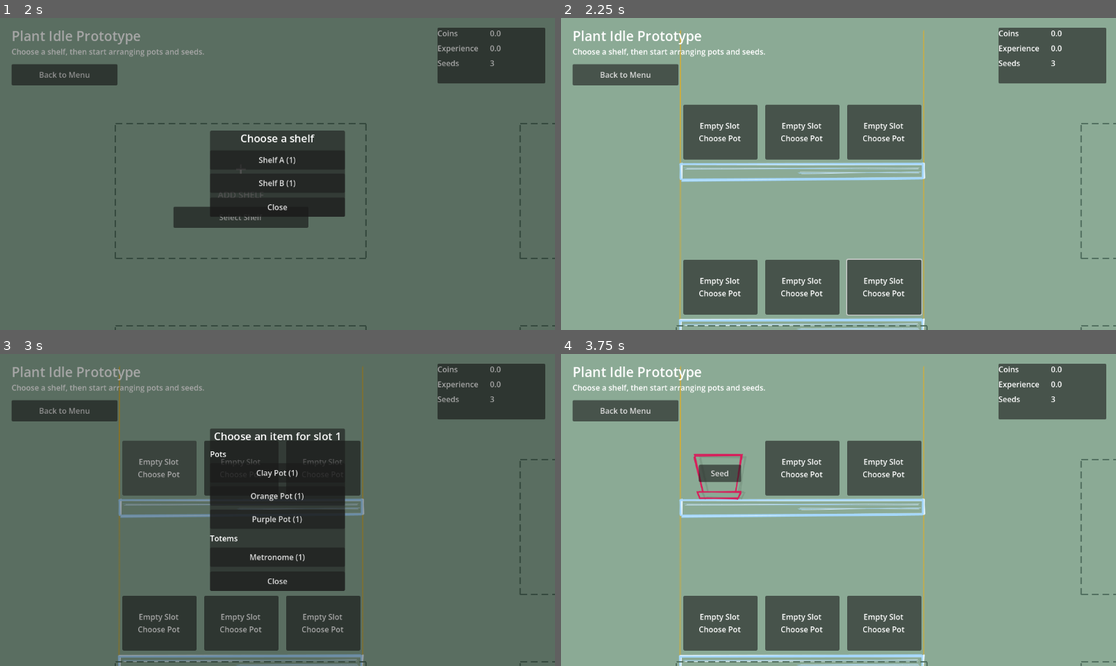
Above: before the commit, frames 1-4 (two rows, left to right).
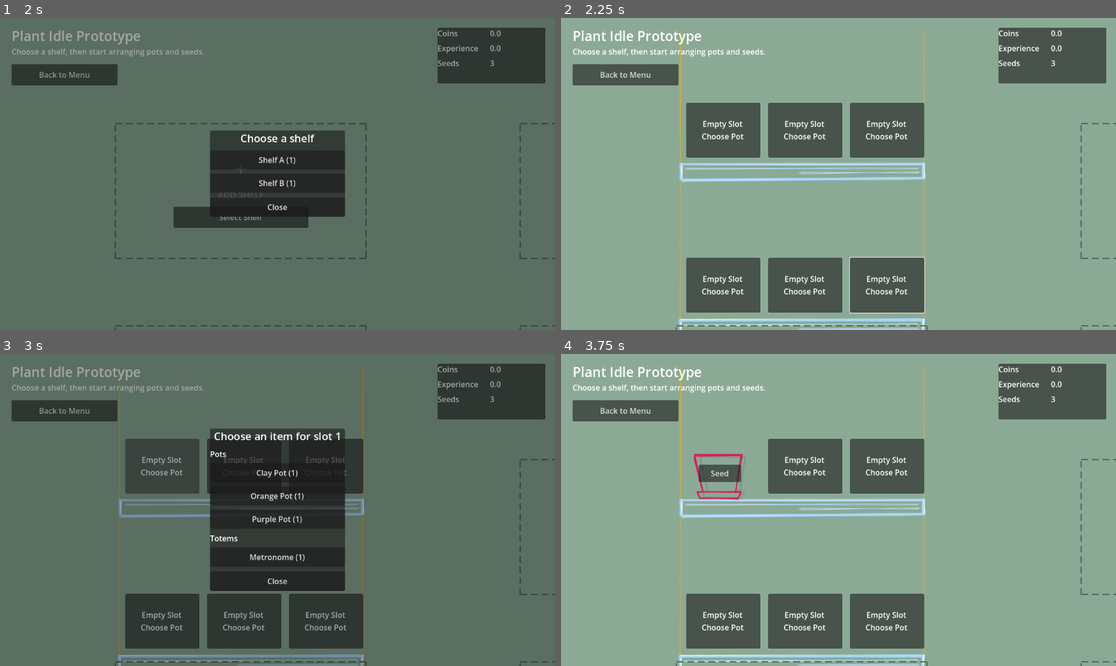
Above: after the commit, the same moments.

Repository: TorusHelm/imiidle
Game: Godot game, scene res://sceens/Main.tscn
The game is run twice, just before and just after one commit, with the same random seed, the same clock (stepped at 60 frames per second) and the same inputs.
Inputs (mouse positions are in pixels of both pictures, inside the frame that each line leads up to):
- Up to frame 1 (2 s): click "Start Game" at 0.5 s; click "Select Shelf" at 1.25 s
- Up to frame 2 (2.25 s): click (799, 192) at 2 s
- Up to frame 3 (3 s): click (160, 469) at 2.77 s
- Up to frame 4 (3.75 s): click "Clay Pot (1)" at 3.5 s

Frame 1 is identical in both runs. In frame 2, 3.7% of the frame differs, in the area x 22-66%, y 27-96%; in frame 3, 2.6%; in frame 4, 3.0%.

Commit message:
Add slot feedback overlays

Diff:
--- a/Ui/ShelfSlotView.tscn
+++ b/Ui/ShelfSlotView.tscn
@@ -1,13 +1,27 @@
-[gd_scene format=3]
+[gd_scene format=3 uid="uid://bltsyrjdei0g6"]
 
-[ext_resource type="Script" path="res://scripts/shelf_slot_view.gd" id="1_shelf_slot"]
+[ext_resource type="Script" uid="uid://b5fmodmf00ng2" path="res://scripts/shelf_slot_view.gd" id="1_shelf_slot"]
 [ext_resource type="PackedScene" uid="uid://cyxm86es2rekc" path="res://Pots/_shared/sceens/Pot.tscn" id="2_pot"]
-[ext_resource type="PackedScene" path="res://Totems/_shared/sceens/Totem.tscn" id="3_totem"]
+[ext_resource type="Resource" uid="uid://0m8tp443pwtk" path="res://Pots/PurplePot/data/pot_purple.tres" id="3_rrjwf"]
+[ext_resource type="PackedScene" uid="uid://fto6d6k4flfw" path="res://Totems/_shared/sceens/Totem.tscn" id="3_totem"]
 
-[node name="ShelfSlotView" type="Node2D"]
+[node name="ShelfSlotView" type="Node2D" unique_id=2009789422]
 script = ExtResource("1_shelf_slot")
 
-[node name="PotView" parent="." instance=ExtResource("2_pot")]
+[node name="PotView" parent="." unique_id=596613280 instance=ExtResource("2_pot")]
+custom_minimum_size = Vector2(232, 312)
+offset_right = 232.0
+offset_bottom = 312.0
+tooltip_text = "Purple Pot
+Status: empty"
+preview_definition = ExtResource("3_rrjwf")
 
-[node name="TotemView" parent="." instance=ExtResource("3_totem")]
+[node name="TotemView" parent="." unique_id=1128146596 instance=ExtResource("3_totem")]
 visible = false
+
+[node name="StatusIconsLayer" type="Control" parent="." unique_id=1551601727]
+layout_mode = 3
+anchors_preset = 0
+mouse_filter = 2
+
+[node name="FloatingFeedbackLayer" type="Node2D" parent="." unique_id=235355059]
--- /dev/null
+++ b/Ui/SlotStatusIcon.tscn
@@ -0,0 +1,29 @@
+[gd_scene format=3]
+
+[ext_resource type="Script" path="res://scripts/slot_status_icon.gd" id="1_slot_status_icon"]
+
+[node name="SlotStatusIcon" type="Control"]
+visible = false
+custom_minimum_size = Vector2(20, 20)
+layout_mode = 3
+anchors_preset = 0
+offset_right = 20.0
+offset_bottom = 20.0
+mouse_filter = 2
+script = ExtResource("1_slot_status_icon")
+
+[node name="Frame" type="Panel" parent="."]
+layout_mode = 0
+offset_right = 20.0
+offset_bottom = 20.0
+mouse_filter = 2
+
+[node name="IconTexture" type="TextureRect" parent="Frame"]
+layout_mode = 0
+offset_left = 2.0
+offset_top = 2.0
+offset_right = 18.0
+offset_bottom = 18.0
+mouse_filter = 2
+expand_mode = 1
+stretch_mode = 5
--- a/scripts/game_state.gd
+++ b/scripts/game_state.gd
@@ -18,6 +18,7 @@
 var shelf_slots: Array = []
 var room := RoomInstance.new()
 var active_room_slot_index := -1
+var _pending_visual_feedback_by_room_slot: Dictionary = {}
 
 
 func _init() -> void:
@@ -385,13 +386,60 @@
 
 
 func tick(delta: float) -> void:
-	for shelf in room.shelf_slots:
+	_pending_visual_feedback_by_room_slot.clear()
+
+	for room_slot_index in range(room.shelf_slots.size()):
+		var shelf: ShelfInstance = room.shelf_slots[room_slot_index]
 		if shelf == null:
 			continue
 		shelf.tick(delta)
 		coins += shelf.drain_generated_coins()
 
+		var visual_feedback := shelf.drain_visual_feedback()
+		if not visual_feedback.is_empty():
+			_pending_visual_feedback_by_room_slot[room_slot_index] = visual_feedback
+
 	_sync_shelf_slots()
+
+
+func drain_visual_feedback_in_room_slot(room_slot_index: int) -> Array[Dictionary]:
+	var drained: Array[Dictionary] = []
+	if not _pending_visual_feedback_by_room_slot.has(room_slot_index):
+		return drained
+
+	var feedback_variant = _pending_visual_feedback_by_room_slot.get(room_slot_index, [])
+	for feedback_event in feedback_variant:
+		drained.append((feedback_event as Dictionary).duplicate(true))
+	_pending_visual_feedback_by_room_slot.erase(room_slot_index)
+	return drained
+
+
+func get_active_modifiers_in_room_slot(room_slot_index: int, slot_index: int) -> Array[Dictionary]:
+	var shelf := get_shelf_in_room_slot(room_slot_index)
+	return _get_active_modifiers_for_shelf_slot(shelf, slot_index)
+
+
+func get_active_modifiers_in_slot(slot_index: int) -> Array[Dictionary]:
+	return _get_active_modifiers_for_shelf_slot(get_active_shelf(), slot_index)
+
+
+func _get_active_modifiers_for_shelf_slot(shelf: ShelfInstance, slot_index: int) -> Array[Dictionary]:
+	var modifiers: Array[Dictionary] = []
+	if shelf == null or slot_index < 0 or slot_index >= shelf.slots.size():
+		return modifiers
+
+	var slot := shelf.get_slot(slot_index)
+	if slot == null:
+		return modifiers
+
+	var actor: RefCounted = slot.get_actor()
+	if actor == null:
+		return modifiers
+
+	var actor_modifiers: Array = actor.get("active_modifiers")
+	for modifier in actor_modifiers:
+		modifiers.append((modifier as Dictionary).duplicate(true))
+	return modifiers
 
 
 func _is_valid_slot_index(slot_index: int) -> bool:
--- a/scripts/plant_definition.gd
+++ b/scripts/plant_definition.gd
@@ -24,3 +24,8 @@
 @export var texture_offset := Vector2.ZERO
 ## Rendered size of the plant sprite inside the plant area.
 @export var texture_size := Vector2(160.0, 190.0)
+
+@export_group("Anchors")
+## Optional local anchor inside the PlantView used for floating coin feedback.
+## Negative values fall back to the auto-derived top-right anchor of the rendered plant.
+@export var coin_anchor := Vector2(-1.0, -1.0)
--- a/scripts/plant_view.gd
+++ b/scripts/plant_view.gd
@@ -9,6 +9,9 @@
 		preview_definition = value
 		_connect_preview_resource(preview_definition)
 		_queue_preview_refresh()
+
+
+var _current_definition: PlantDefinition = null
 
 
 @onready var plant_texture: TextureRect = $PlantTexture
@@ -26,6 +29,7 @@
 
 
 func show_empty() -> void:
+	_current_definition = null
 	plant_texture.visible = false
 	plant_texture.texture = null
 	tooltip_text = "No plant\nPlant a seed to start growing."
@@ -55,8 +59,10 @@
 
 func _apply_definition_layout(definition: PlantDefinition) -> void:
 	if definition == null:
+		_current_definition = null
 		return
 
+	_current_definition = definition
 	if size.x <= 0.0 or size.y <= 0.0:
 		custom_minimum_size = definition.texture_size
 		size = definition.texture_size
@@ -69,6 +75,16 @@
 
 	plant_texture.position = base_position + definition.texture_offset
 	plant_texture.size = definition.texture_size
+
+
+func get_coin_anchor_local_position() -> Vector2:
+	if _current_definition != null and _current_definition.coin_anchor.x >= 0.0 and _current_definition.coin_anchor.y >= 0.0:
+		return _current_definition.coin_anchor
+
+	return plant_texture.position + Vector2(
+		maxf(plant_texture.size.x - 12.0, 0.0),
+		clampf(plant_texture.size.y * 0.33, 0.0, plant_texture.size.y)
+	)
 
 
 func _queue_preview_refresh() -> void:
--- a/scripts/pot_view.gd
+++ b/scripts/pot_view.gd
@@ -58,6 +58,17 @@
 func get_plant_attach_local_position() -> Vector2:
 	var marker: Marker2D = get_node("PlantAttachPoint")
 	return marker.position
+
+
+func get_coin_anchor_local_position() -> Vector2:
+	if plant_view != null and plant_view.visible:
+		return plant_view.position + plant_view.get_coin_anchor_local_position()
+
+	var footprint_rect := get_slot_footprint_local_rect()
+	return footprint_rect.position + Vector2(
+		maxf(footprint_rect.size.x - 14.0, 0.0),
+		clampf(footprint_rect.size.y * 0.33, 0.0, footprint_rect.size.y)
+	)
 
 
 func get_slot_footprint_local_rect() -> Rect2:
--- a/scripts/room_slot_view.gd
+++ b/scripts/room_slot_view.gd
@@ -47,6 +47,7 @@
 	shelf_view.visible = true
 	shelf_view.configure(shelf_definition)
 	shelf_view.update_view(game_state, room_slot_index_value)
+	shelf_view.play_visual_feedback(game_state.drain_visual_feedback_in_room_slot(room_slot_index_value))
 	shelf_view.position = (slot_size - shelf_view.size) * 0.5
 
 
--- a/scripts/shelf_instance.gd
+++ b/scripts/shelf_instance.gd
@@ -10,6 +10,7 @@
 var _incoming_events: Array[Dictionary] = []
 var _pending_applications: Array[Dictionary] = []
 var _coins_generated := 0.0
+var _visual_feedback_queue: Array[Dictionary] = []
 
 
 func _init(shelf_definition: ShelfDefinition, room_instance: RoomInstance = null) -> void:
@@ -93,6 +94,12 @@
 	var generated := _coins_generated
 	_coins_generated = 0.0
 	return generated
+
+
+func drain_visual_feedback() -> Array[Dictionary]:
+	var feedback := _visual_feedback_queue.duplicate(true)
+	_visual_feedback_queue.clear()
+	return feedback
 
 
 func get_incoming_events() -> Array[Dictionary]:
@@ -124,6 +131,7 @@
 				continue
 
 			_coins_generated += float(report.get("reward", 0.0))
+			_enqueue_visual_feedback(slot.index, "plant", report)
 			next_events.append(
 				{
 					"type": String(report.get("type", "")),
@@ -137,6 +145,7 @@
 			var result: Dictionary = actor.update_tick(_incoming_events, slot.index)
 			var report_data: Dictionary = result.get("report", {})
 			if not report_data.is_empty():
+				_enqueue_visual_feedback(slot.index, "totem", report_data)
 				next_events.append(
 					{
 						"type": String(report_data.get("type", "")),
@@ -224,3 +233,18 @@
 		if slot.row == row and slot.col == col:
 			return slot
 	return null
+
+
+func _enqueue_visual_feedback(slot_index: int, actor_type: String, report_data: Dictionary) -> void:
+	var reward := float(report_data.get("reward", 0.0))
+	if reward <= 0.0:
+		return
+
+	_visual_feedback_queue.append(
+		{
+			"type": "coin_gain",
+			"slot_index": slot_index,
+			"source_actor_type": actor_type,
+			"amount": reward,
+		}
+	)
--- a/scripts/shelf_slot_view.gd
+++ b/scripts/shelf_slot_view.gd
@@ -6,11 +6,54 @@
 signal pot_slot_pressed(slot_index: int)
 signal seed_slot_pressed(slot_index: int)
 
+const STATUS_ICON_SCENE := preload("res://Ui/SlotStatusIcon.tscn")
+const COIN_TEXTURE := preload("res://assets/coin.png")
+const DEFAULT_SLOT_RECT := Rect2(Vector2(-85.0, -202.0), Vector2(170.0, 280.0))
+
+@export_group("Status Overlay")
+@export_range(1, 12, 1) var status_icon_count := 6:
+	set(value):
+		status_icon_count = max(value, 1)
+		_rebuild_status_icon_views()
+
+@export_range(1, 6, 1) var status_icon_columns := 3:
+	set(value):
+		status_icon_columns = max(value, 1)
+		_update_status_icon_layout()
+
+@export var status_grid_origin := Vector2(-77.0, -194.0):
+	set(value):
+		status_grid_origin = value
+		_update_status_icon_layout()
+
+@export var status_icon_size := Vector2(20.0, 20.0):
+	set(value):
+		status_icon_size = Vector2(maxf(value.x, 1.0), maxf(value.y, 1.0))
+		_update_status_icon_layout()
+
+@export var status_icon_gap := Vector2(4.0, 4.0):
+	set(value):
+		status_icon_gap = Vector2(maxf(value.x, 0.0), maxf(value.y, 0.0))
+		_update_status_icon_layout()
+
+@export_group("Coin Feedback")
+@export var coin_fallback_padding := Vector2(14.0, 12.0):
+	set(value):
+		coin_fallback_padding = Vector2(maxf(value.x, 0.0), maxf(value.y, 0.0))
+
+@export_range(0.1, 2.0, 0.05) var coin_animation_duration := 0.5
+@export_range(4.0, 120.0, 1.0) var coin_float_distance := 40.0
+@export_range(0.1, 2.0, 0.05) var coin_start_scale := 0.9
+@export_range(0.1, 2.0, 0.05) var coin_end_scale := 1.0
+
 var slot_index := -1
+var _status_icon_views: Array[SlotStatusIcon] = []
 
 
 @onready var pot_view: PotView = $PotView
 @onready var totem_view: TotemView = $TotemView
+@onready var status_icons_layer: Control = $StatusIconsLayer
+@onready var floating_feedback_layer: Node2D = $FloatingFeedbackLayer
 
 
 func _ready() -> void:
@@ -19,6 +62,7 @@
 		pot_view.pot_button_pressed.connect(_on_pot_button_pressed)
 	if not pot_view.seed_button_pressed.is_connected(_on_seed_button_pressed):
 		pot_view.seed_button_pressed.connect(_on_seed_button_pressed)
+	_rebuild_status_icon_views()
 
 
 func set_slot_index(value: int) -> void:
@@ -40,6 +84,23 @@
 	totem_view.position = -totem_view.get_totem_baseline_local_position()
 
 
+func update_status_modifiers(modifiers: Array[Dictionary]) -> void:
+	_ensure_status_icon_views()
+
+	for index in _status_icon_views.size():
+		if index < modifiers.size():
+			_status_icon_views[index].show_modifier(modifiers[index])
+			continue
+		_status_icon_views[index].clear()
+
+
+func play_feedback(feedback_events: Array[Dictionary]) -> void:
+	for feedback_event in feedback_events:
+		if String(feedback_event.get("type", "")) != "coin_gain":
+			continue
+		_spawn_coin_feedback()
+
+
 func get_pot_view() -> PotView:
 	return pot_view
 
@@ -47,9 +108,114 @@
 func get_totem_view() -> TotemView:
 	return totem_view
 
+
+func get_status_icon_visible_count() -> int:
+	var visible_count := 0
+	for status_icon in _status_icon_views:
+		if status_icon.visible:
+			visible_count += 1
+	return visible_count
+
+
 func _on_pot_button_pressed(_pressed_slot_index: int) -> void:
 	pot_slot_pressed.emit(slot_index)
 
 
 func _on_seed_button_pressed(_pressed_slot_index: int) -> void:
 	seed_slot_pressed.emit(slot_index)
+
+
+func _ensure_status_icon_views() -> void:
+	if not is_node_ready():
+		return
+	if _status_icon_views.size() != status_icon_count:
+		_rebuild_status_icon_views()
+		return
+
+	if _status_icon_views.is_empty():
+		_rebuild_status_icon_views()
+
+
+func _rebuild_status_icon_views() -> void:
+	if not is_node_ready():
+		return
+
+	for child in status_icons_layer.get_children():
+		child.queue_free()
+
+	_status_icon_views.clear()
+
+	for index in range(status_icon_count):
+		var status_icon: SlotStatusIcon = STATUS_ICON_SCENE.instantiate()
+		status_icon.name = "StatusIcon%d" % index
+		status_icons_layer.add_child(status_icon)
+		_status_icon_views.append(status_icon)
+
+	_update_status_icon_layout()
+
+
+func _update_status_icon_layout() -> void:
+	if not is_node_ready():
+		return
+
+	for index in _status_icon_views.size():
+		var status_icon := _status_icon_views[index]
+		if status_icon == null:
+			continue
+		status_icon.position = _get_status_icon_position(index)
+		status_icon.custom_minimum_size = status_icon_size
+		status_icon.size = status_icon_size
+
+
+func _get_status_icon_position(index: int) -> Vector2:
+	var column := index % status_icon_columns
+	var row := int(index / status_icon_columns)
+	return status_grid_origin + Vector2(
+		column * (status_icon_size.x + status_icon_gap.x),
+		row * (status_icon_size.y + status_icon_gap.y)
+	)
+
+
+func _spawn_coin_feedback() -> void:
+	if COIN_TEXTURE == null:
+		return
+
+	var coin_sprite := Sprite2D.new()
+	coin_sprite.texture = COIN_TEXTURE
+	coin_sprite.centered = true
+	coin_sprite.position = _get_coin_start_position()
+	coin_sprite.scale = Vector2.ONE * coin_start_scale
+	floating_feedback_layer.add_child(coin_sprite)
+
+	var end_position := _get_coin_end_position(coin_sprite.position)
+	var tween := create_tween()
+	tween.set_parallel(true)
+	tween.tween_property(coin_sprite, "position", end_position, coin_animation_duration).set_trans(Tween.TRANS_SINE).set_ease(Tween.EASE_OUT)
+	tween.tween_property(coin_sprite, "scale", Vector2.ONE * coin_end_scale, coin_animation_duration).set_trans(Tween.TRANS_SINE).set_ease(Tween.EASE_OUT)
+	tween.tween_property(coin_sprite, "modulate:a", 0.0, coin_animation_duration).set_trans(Tween.TRANS_QUAD).set_ease(Tween.EASE_IN)
+	tween.finished.connect(coin_sprite.queue_free)
+
+
+func _get_coin_start_position() -> Vector2:
+	if totem_view.visible:
+		return totem_view.position + totem_view.get_coin_anchor_local_position()
+	if pot_view.visible:
+		return pot_view.position + pot_view.get_coin_anchor_local_position()
+
+	var slot_rect := _get_slot_reference_rect()
+	return slot_rect.position + Vector2(
+		maxf(slot_rect.size.x - coin_fallback_padding.x, 0.0),
+		maxf(coin_fallback_padding.y, 0.0)
+	)
+
+
+func _get_coin_end_position(start_position: Vector2) -> Vector2:
+	return Vector2(start_position.x, start_position.y - coin_float_distance)
+
+
+func _get_slot_reference_rect() -> Rect2:
+	if totem_view.visible:
+		return Rect2(totem_view.position + totem_view.get_slot_footprint_local_rect().position, totem_view.get_slot_footprint_local_rect().size)
+	if pot_view.visible:
+		return Rect2(pot_view.position + pot_view.get_slot_footprint_local_rect().position, pot_view.get_slot_footprint_local_rect().size)
+	return DEFAULT_SLOT_RECT
--- a/scripts/shelf_view.gd
+++ b/scripts/shelf_view.gd
@@ -99,12 +99,24 @@
 		slot_view.position = _shelf_model.get_slot_position_by_index(index)
 		if totem_instance != null:
 			slot_view.show_totem(totem_instance)
+		else:
+			slot_view.show_pot(
+				pot_instance,
+				game_state.can_place_pot_in_room_slot(room_slot_index, index) if room_slot_index >= 0 else game_state.can_place_pot(index),
+				game_state.can_plant_seed_in_room_slot(room_slot_index, index) if room_slot_index >= 0 else game_state.can_plant_seed_in_slot(index)
+			)
+
+		var active_modifiers := game_state.get_active_modifiers_in_room_slot(room_slot_index, index) if room_slot_index >= 0 else game_state.get_active_modifiers_in_slot(index)
+		slot_view.update_status_modifiers(active_modifiers)
+
+
+func play_visual_feedback(feedback_events: Array[Dictionary]) -> void:
+	for feedback_event in feedback_events:
+		var target_slot_index := int(feedback_event.get("slot_index", -1))
+		var slot_view := get_slot_view(target_slot_index)
+		if slot_view == null:
 			continue
-		slot_view.show_pot(
-			pot_instance,
-			game_state.can_place_pot_in_room_slot(room_slot_index, index) if room_slot_index >= 0 else game_state.can_place_pot(index),
-			game_state.can_plant_seed_in_room_slot(room_slot_index, index) if room_slot_index >= 0 else game_state.can_plant_seed_in_slot(index)
-		)
+		slot_view.play_feedback([feedback_event])
 
 
 func preview(shelf_definition: ShelfDefinition, pot_definition: PotDefinition, plant_definition: PlantDefinition, preview_slot_index := 0) -> void:
--- /dev/null
+++ b/scripts/slot_status_icon.gd
@@ -0,0 +1,51 @@
+@tool
+class_name SlotStatusIcon
+extends Control
+
+
+@onready var frame: Panel = $Frame
+@onready var icon_texture: TextureRect = $Frame/IconTexture
+
+
+func _ready() -> void:
+	_apply_frame_style()
+	clear()
+
+
+func show_modifier(modifier: Dictionary) -> void:
+	visible = true
+	tooltip_text = _build_tooltip(modifier)
+	frame.tooltip_text = tooltip_text
+	icon_texture.tooltip_text = tooltip_text
+
+
+func clear() -> void:
+	visible = false
+	tooltip_text = ""
+	if is_node_ready():
+		frame.tooltip_text = ""
+		icon_texture.tooltip_text = ""
+		icon_texture.texture = null
+
+
+func _apply_frame_style() -> void:
+	var style := StyleBoxFlat.new()
+	style.bg_color = Color(0.98, 0.95, 0.84, 0.92)
+	style.border_color = Color(0.45, 0.33, 0.18, 1.0)
+	style.border_width_left = 2
+	style.border_width_top = 2
+	style.border_width_right = 2
+	style.border_width_bottom = 2
+	style.corner_radius_top_left = 4
+	style.corner_radius_top_right = 4
+	style.corner_radius_bottom_right = 4
+	style.corner_radius_bottom_left = 4
+	frame.add_theme_stylebox_override("panel", style)
+
+
+func _build_tooltip(modifier: Dictionary) -> String:
+	var modifier_type := String(modifier.get("modifier_type", "modifier"))
+	var remaining_duration := float(modifier.get("remaining_duration", 0.0))
+	if remaining_duration > 0.0:
+		return "%s\nRemaining: %.1fs" % [modifier_type.capitalize(), remaining_duration]
+	return modifier_type.capitalize()
--- a/scripts/totem_definition.gd
+++ b/scripts/totem_definition.gd
@@ -23,6 +23,9 @@
 @export_group("Anchors")
 ## Bottom anchor used to place the totem onto a shelf slot.
 @export var totem_baseline := Vector2(85.0, 202.0)
+## Optional local anchor inside the TotemView used for floating coin feedback.
+## Negative values fall back to the auto-derived top-right anchor of the rendered totem.
+@export var coin_anchor := Vector2(-1.0, -1.0)
 
 @export_group("Slot Fit")
 @export var slot_layout: SlotLayout
--- a/scripts/totem_view.gd
+++ b/scripts/totem_view.gd
@@ -57,6 +57,16 @@
 func get_totem_baseline_local_position() -> Vector2:
 	var marker: Marker2D = $TotemBaseline
 	return marker.position
+
+
+func get_coin_anchor_local_position() -> Vector2:
+	if _current_definition != null and _current_definition.coin_anchor.x >= 0.0 and _current_definition.coin_anchor.y >= 0.0:
+		return _current_definition.coin_anchor
+
+	return totem_texture.position + Vector2(
+		maxf(totem_texture.size.x - 12.0, 0.0),
+		clampf(totem_texture.size.y * 0.33, 0.0, totem_texture.size.y)
+	)
 
 
 func _apply_definition_layout(definition: TotemDefinition) -> void:
--- a/test/ui/test_game_screen_interactions.gd
+++ b/test/ui/test_game_screen_interactions.gd
@@ -209,6 +209,43 @@
 	)
 
 
+func test_slot_overlays_show_coin_feedback_and_modifier_status() -> void:
+	var game: Control = add_child_autofree(GAME_SCENE.instantiate())
+	await wait_process_frames(3)
+
+	assert_true(game.game_state.place_shelf(0, "shelf_a"), "Test setup should place a shelf into room slot 0.")
+	game.game_state.set_active_room_slot_index(0)
+	assert_true(game.game_state.place_pot(0, "default_pot"), "Test setup should place a pot into slot 0.")
+	assert_true(game.game_state.place_totem(1, "metronome"), "Test setup should place a Metronome into slot 1.")
+	assert_true(game.game_state.place_pot(2, "orange_pot"), "Test setup should place a second pot into slot 2.")
+	assert_true(game.game_state.plant_seed(0, "gerbera"), "Test setup should plant a seed into slot 0.")
+	assert_true(game.game_state.plant_seed(2, "cactus"), "Test setup should plant a seed into slot 2.")
+
+	var source_plant: PlantInstance = game.game_state.get_pot_in_room_slot(0, 0).active_plant
+	source_plant.progress_seconds = source_plant.get_cycle_time()
+
+	game.game_state.tick(0.1)
+	game._refresh_ui()
+	await wait_process_frames(2)
+
+	var shelf_view: ShelfView = _get_room_slot_view(game).shelf_view
+	var source_slot_view := shelf_view.get_slot_view(0)
+	var target_slot_view := shelf_view.get_slot_view(2)
+	var floating_feedback_layer: Node2D = source_slot_view.get_node("FloatingFeedbackLayer")
+
+	assert_gt(floating_feedback_layer.get_child_count(), 0, "Source slot should spawn floating coin feedback after plant activation.")
+
+	game.game_state.tick(0.1)
+	game._refresh_ui()
+	await wait_process_frames(2)
+
+	game.game_state.tick(0.1)
+	game._refresh_ui()
+	await wait_process_frames(2)
+
+	assert_eq(target_slot_view.get_status_icon_visible_count(), 1, "Target slot should show one visible status frame after haste is applied.")
+
+
 func _click_control(control: Control) -> void:
 	var sender: GutInputSender = autofree(GutInputSender.new(Input))
 	sender.set_auto_flush_input(true)
Not shown, added: scripts/slot_status_icon.gd.uid
